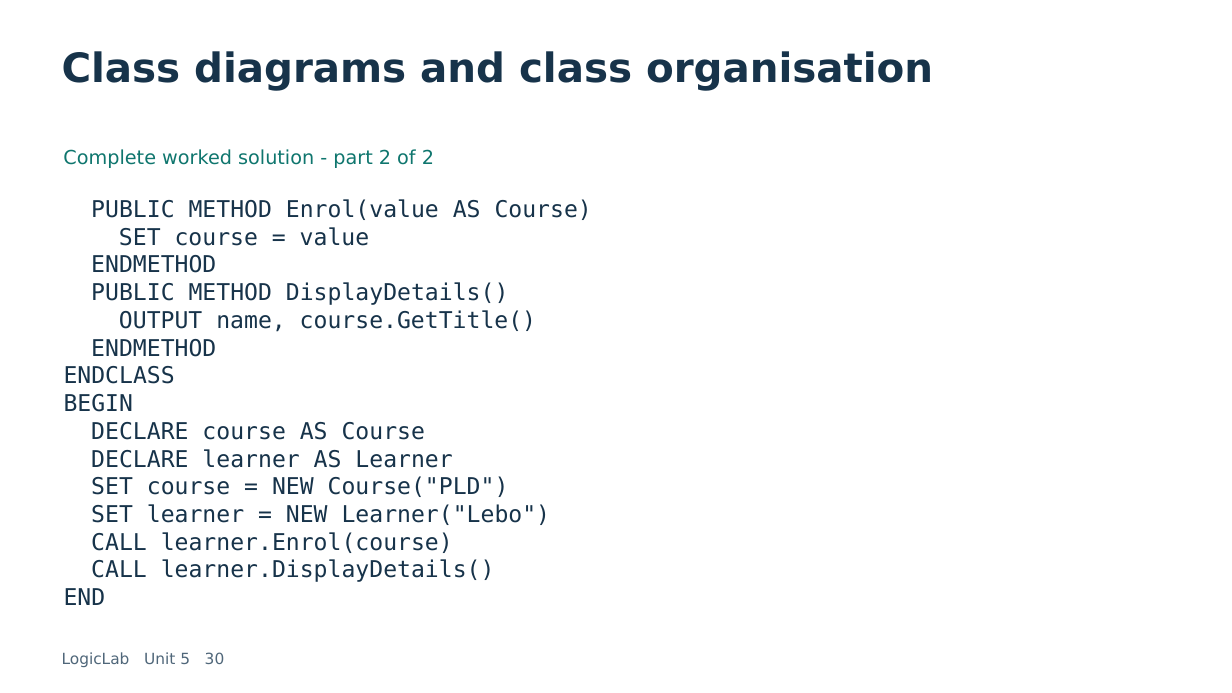
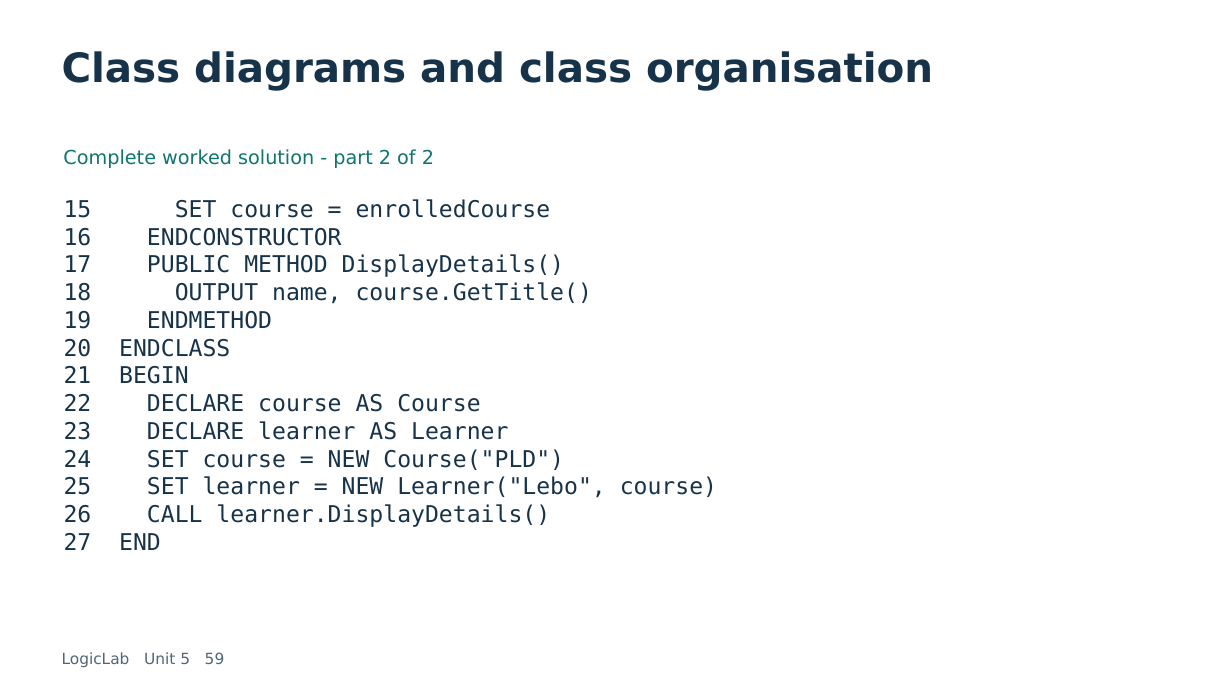
Before and after one commit to LEFA-2329/lefa-portfolio., a slide deck: slide 59 of dist/learn/downloads/logiclab-unit-5.pptx (slide 30 before the commit). Drawn at 1232x693 pixels with LibreOffice and Linux fonts; fonts in the diff are those of the drawing. Boxes give left, top, right and bottom in pixels: in the first picture for what was removed or moved away, otherwise in the second. Text is boxed around its words. In the diff, an @@ line names an element or a change of style, - is before the commit and + after.

```diff
--- a/dist/learn/downloads/logiclab-unit-5.pptx
+++ b/dist/learn/downloads/logiclab-unit-5.pptx
@@ text at [64, 199, 717, 550]: text changed @@
-PUBLIC METHOD Enrol(value AS Course)
-SET course = value
-ENDMETHOD
-PUBLIC METHOD DisplayDetails()
-OUTPUT name, course.GetTitle()
-ENDMETHOD
-ENDCLASS
-BEGIN
-DECLARE course AS Course
-DECLARE learner AS Learner
-SET course = NEW Course("PLD")
-SET learner = NEW Learner("Lebo")
-CALL learner.Enrol(course)
-CALL learner.DisplayDetails()
-END
+15 SET course = enrolledCourse
+16 ENDCONSTRUCTOR
+17 PUBLIC METHOD DisplayDetails()
+18 OUTPUT name, course.GetTitle()
+19 ENDMETHOD
+20 ENDCLASS
+21 BEGIN
+22 DECLARE course AS Course
+23 DECLARE learner AS Learner
+24 SET course = NEW Course("PLD")
+25 SET learner = NEW Learner("Lebo", course)
+26 CALL learner.DisplayDetails()
+27 END
@@ text at [62, 652, 225, 667]: text changed @@
-LogicLab Unit 5 30
+LogicLab Unit 5 59
```
Also in this commit, not shown: 36 other slides changed, 41 slides added, 13 other files.
